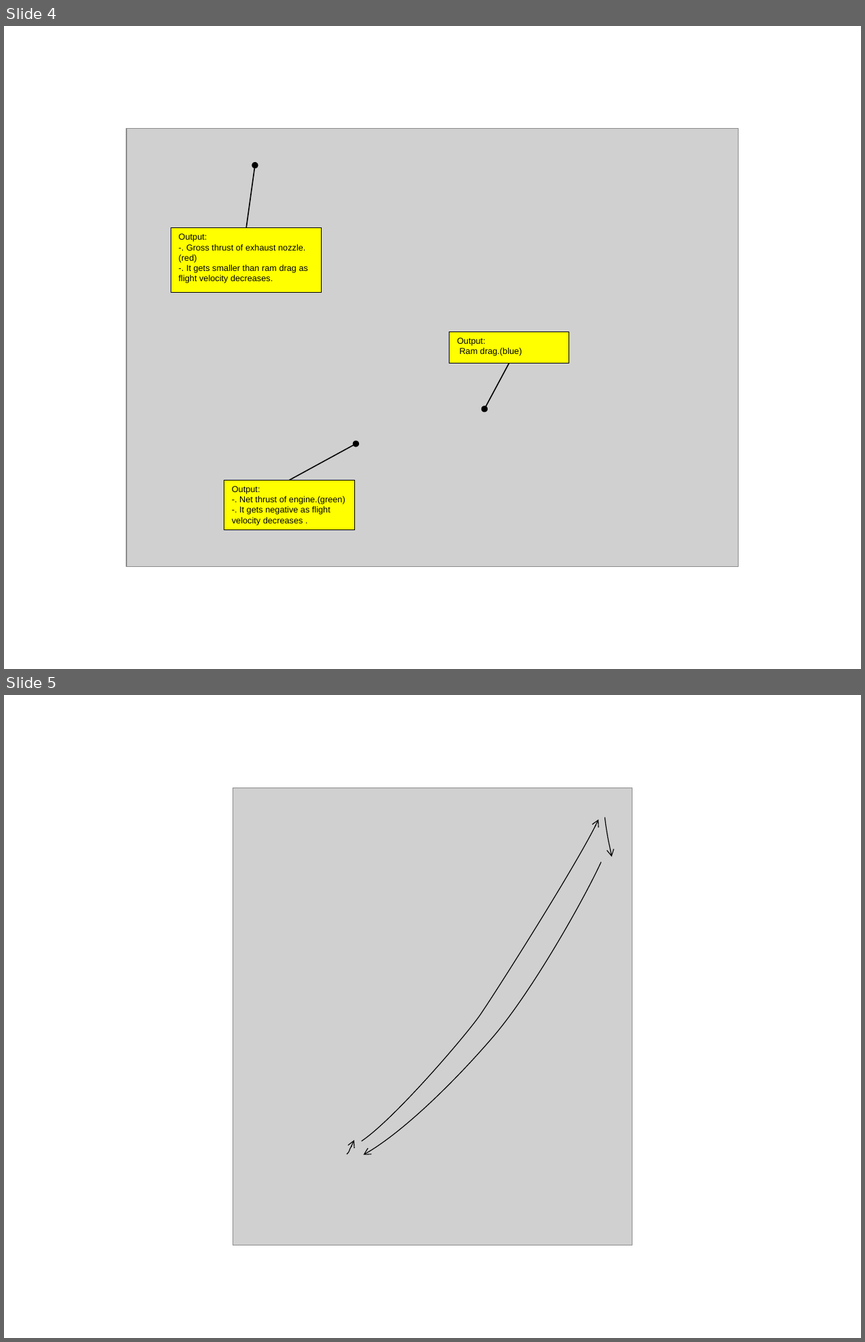
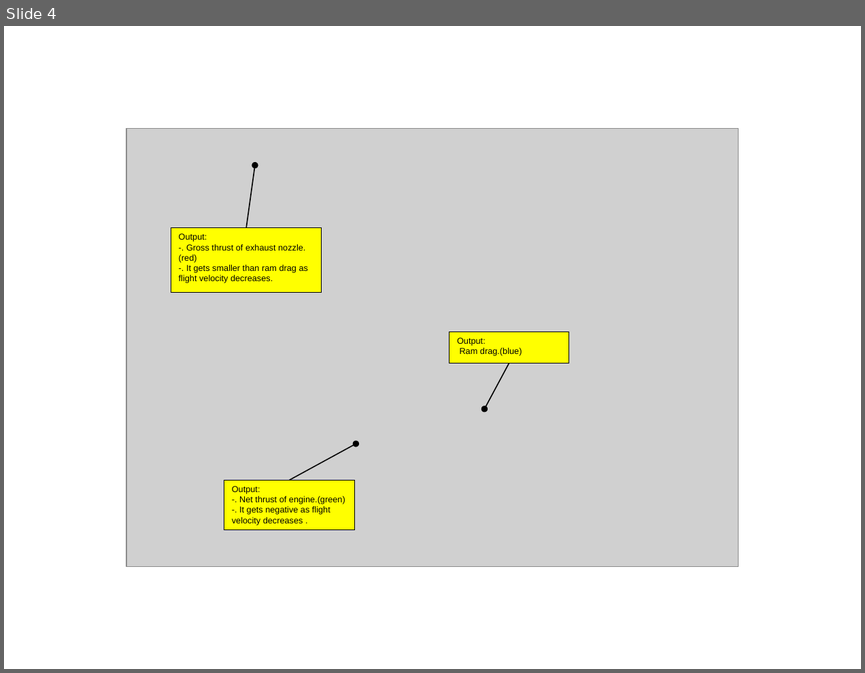
Before and after one commit to zeta-plusplus/PropulsionSystem, a slide deck: figs/makeFig.pptx. Shown one above the other, each under a label of ours: slides 4 and 5 before the commit, slide 4 after it. The pictures are 865x1342 and 865x673 pixels, drawn with LibreOffice and Linux fonts; fonts in the diff are those of the drawing; grey boxes stand for pictures. Boxes give left, top, right and bottom in pixels: in the first picture for what was removed or moved away, otherwise in the second. Text is boxed around its words. In the diff, an @@ line names an element or a change of style, - is before the commit and + after.

```diff
--- a/figs/makeFig.pptx
+++ b/figs/makeFig.pptx
@@ slide 5 removed at (4, 695, 861, 1338), background #FFFFFF @@
@@ picture removed at (232, 788, 632, 1244) @@
@@ freeform shape removed at (362, 819, 599, 1141) @@
@@ freeform shape removed at (605, 817, 612, 857) @@
@@ freeform shape removed at (363, 862, 601, 1155) @@
@@ freeform shape removed at (347, 1140, 355, 1154) @@
```
Also in this commit, not shown: 1 slide added, 1 other file.
